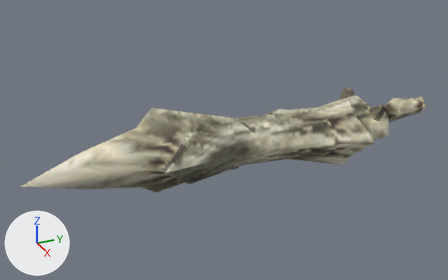
Two versions of the glTF model public/models/weapons/we281.glb, one commit apart.
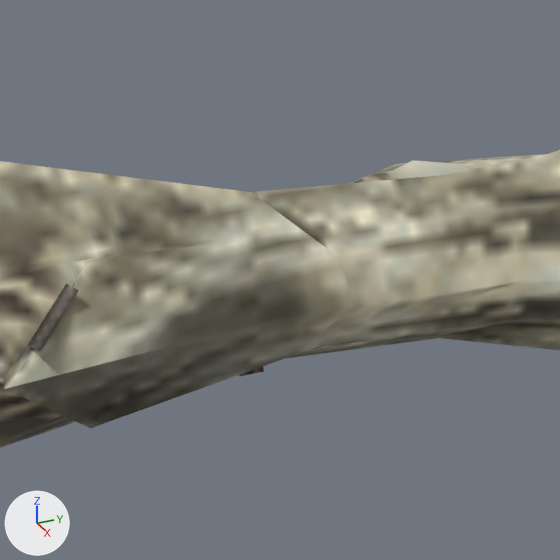
Each version appears first whole from a camera (50 mm lens) standing at (415.0, -267.0, 209.0) and looking at (-2.0, -80.0, 1.0), and next in a close-up on the part from 37% to 72% of the width and 23% to 79% of the height. The lights are fixed; the arrows at lower left show +X, +Y and +Z. The first two pictures are the older version. Vertices at exactly the same position are counted once.

Script lines for the objects in view, before the commit:
```python
me_weapon_we281_pac = bpy.data.meshes.new('weapon/we281.pac')
me_weapon_we281_pac.from_pydata(...)  # 227 vertices, 442 faces; spans x -36.0..52.0, y -240.0..123.0, z -36.0..36.0
# faces by material slot: [207, 127, 16, 92]
me_weapon_we281_pac.materials.append(mat_material0)  # picture img_image_0
me_weapon_we281_pac.materials.append(mat_material1)  # picture img_image_0
me_weapon_we281_pac.materials.append(mat_material2)  # picture img_image_0
me_weapon_we281_pac.materials.append(mat_material3)  # picture img_image_0
ob_weapon_we281_pac = bpy.data.objects.new('weapon/we281.pac', me_weapon_we281_pac)
ob_weapon_we281_pac.location = (0.0, 0.0, 0.0)
```
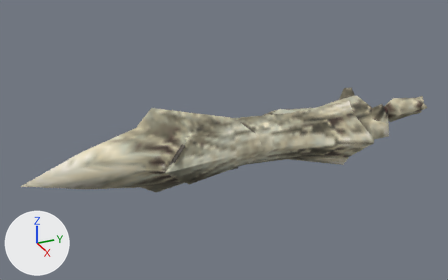
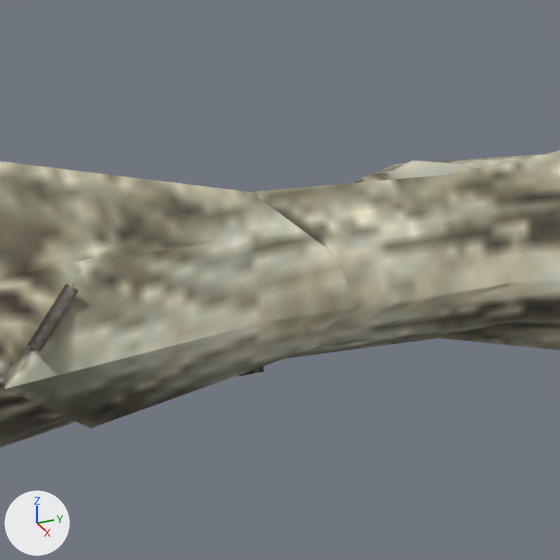
Where the newer file only moved an object's origin or applied its transform, the numbers keep the older frame.

Boxes [x1, y1, x2, y2] around the edits, measured in the close-ups (560 x 560 px):
part 1 of me_weapon_we281_pac, edited (looks the same): [0, 152, 560, 448] in both
part 2 of me_weapon_we281_pac, recoloured (lighter): [53, 252, 270, 375] in both

The change, as a list of edits to the scene's bpy script:
```text
Add mat_material_0:
    mat_material_0 = bpy.data.materials.new('Material_0')
    # uses the picture img_image_0
Change me_weapon_we281_pac:
    used by ob_weapon_we281_pac; location = (0.0, 0.0, 0.0)
    remove me_weapon_we281_pac.from_pydata(...)  # 227 vertices, 442 faces; spans x -36.0..52.0, y -240.0..123.0, z -36.0..36.0
    remove me_weapon_we281_pac.materials.append(mat_material0)  # picture img_image_0
    remove me_weapon_we281_pac.materials.append(mat_material3)  # picture img_image_0
    add me_weapon_we281_pac.from_pydata(...)  # 226 vertices, 442 faces; spans x -36.0..52.0, y -240.0..123.0, z -36.0..36.0
    me_weapon_we281_pac part 1: 122 faces spanning x -16.0..52.0, y -240.0..32.0, z -36.0..36.0 switch from mat_material1 (picture img_image_0) to mat_material_0
    me_weapon_we281_pac part 2: 16 faces spanning x 11.0..32.0, y -142.0..-77.0, z 0.0..20.0 switch from mat_material2 (picture img_image_0) to mat_material_0
    edits to the shape of me_weapon_we281_pac do not show in these pictures
```
